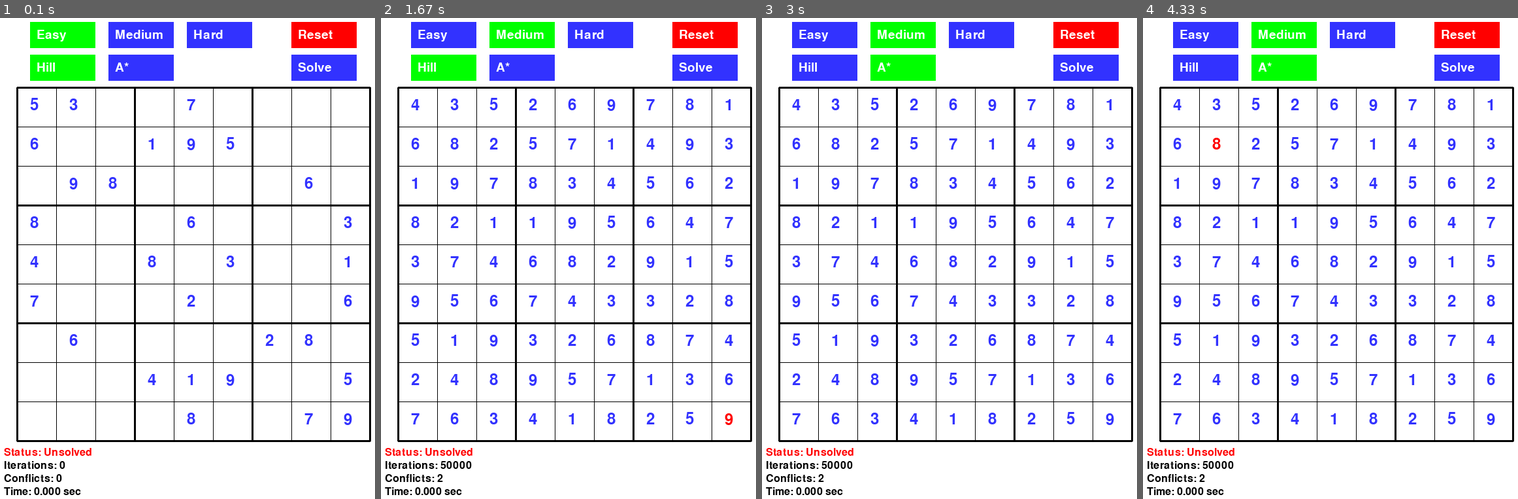
Above: before the commit, frames 1-4 (left to right).
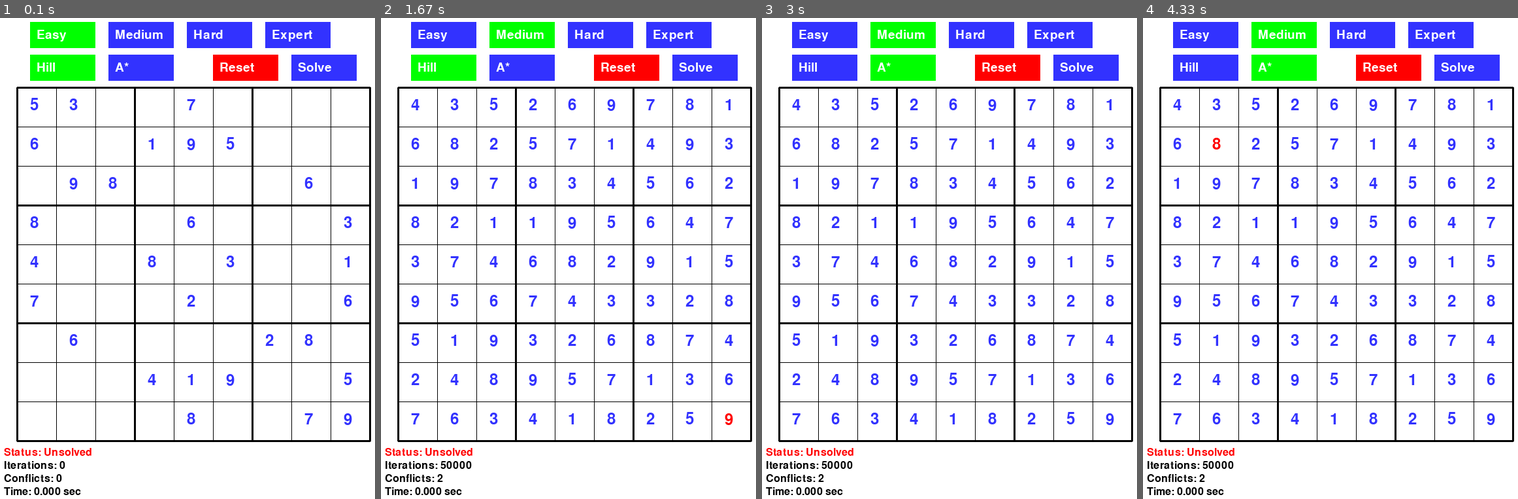
Above: after the commit, the same moments.

Repository: AyariNourhene/Sudoku
Game: pygame game, started from pygame_gui.py
Same seed, same stepped clock (60 frames per second), same inputs: the game is played once before the commit and once after it.
Inputs (mouse positions are in pixels of both pictures, inside the frame that each line leads up to):
- Up to frame 1 (0.1 s): no input
- Up to frame 2 (1.67 s): click "Medium" at 0.38 s; click (478, 248) at 0.72 s; click "Solve" at 1.05 s; click (718, 422) at 1.38 s
- Up to frame 3 (3 s): click (964, 70) at 1.72 s; click (938, 378) at 2.05 s; click (942, 157) at 2.38 s; click (893, 75) at 2.72 s
- Up to frame 4 (4.33 s): click (1439, 200) at 3.05 s; click (1458, 234) at 3.38 s; click (1420, 152) at 3.72 s; click (1221, 147) at 4.05 s

The runs differ from the first frame. In frame 1, 2.2% of the frame differs, in the area x 56-96%, y 0-14%; in frame 2, 2.2%; in frame 3, 2.2%; in frame 4, 2.2%.

Commit message:
added expert level

Diff:
--- /dev/null
+++ b/Grids/expert.txt
@@ -0,0 +1,9 @@
+8 1 0 4 0 0 3 5 0
+0 0 3 0 5 0 0 0 0
+6 0 0 0 0 0 0 0 0
+0 0 0 0 0 0 0 0 0
+0 0 0 0 0 0 0 0 0
+1 0 8 7 9 0 0 0 0
+0 0 0 0 0 8 0 0 0
+0 8 0 0 0 0 7 2 0
+0 0 0 0 0 0 6 0 0
--- a/main.py
+++ b/main.py
@@ -5,7 +5,7 @@
 
 def main():
     print("Bienvenue dans le solveur de Sudoku !\n")
-    difficulty = input("Choisissez la grille (easy / medium / hard) : ").strip()
+    difficulty = input("Choisissez la grille (easy / medium / hard / expert) : ").strip()
     algo = input("Choisissez l'algorithme (hill / astar) : ").strip()
 
     sudoku = Sudoku.from_file(f'grids/{difficulty}.txt')
--- a/pygame_gui.py
+++ b/pygame_gui.py
@@ -63,7 +63,8 @@
         self.difficulty_buttons = {
             "easy": pygame.Rect(50, 50, button_width, button_height),
             "medium": pygame.Rect(50 + button_width + spacing, 50, button_width, button_height),
-            "hard": pygame.Rect(50 + 2*(button_width + spacing), 50, button_width, button_height)
+            "hard": pygame.Rect(50 + 2*(button_width + spacing), 50, button_width, button_height),
+            "expert": pygame.Rect(50 + 3*(button_width + spacing), 50, button_width, button_height)
         }
 
         # Boutons d'algorithme
@@ -76,7 +77,7 @@
         self.solve_button = pygame.Rect(WIDTH - 150, 100, button_width, button_height)
 
         # Bouton Réinitialiser
-        self.reset_button = pygame.Rect(WIDTH - 150, 50, button_width, button_height)
+        self.reset_button = pygame.Rect(WIDTH - 270, 100, button_width, button_height)
 
     def display_grid(self):
         window.fill(WHITE)
@@ -250,7 +251,7 @@
                     self.solved = True
                 else:
                     self.solved = False
-                # Mettre à jour la grille avec la solution
+                # Mettre à jour la grille
                 for i in range(9):
                     for j in range(9):
                         if self.grid[i][j] == 0:  # Ne remplacer que les cases vides
